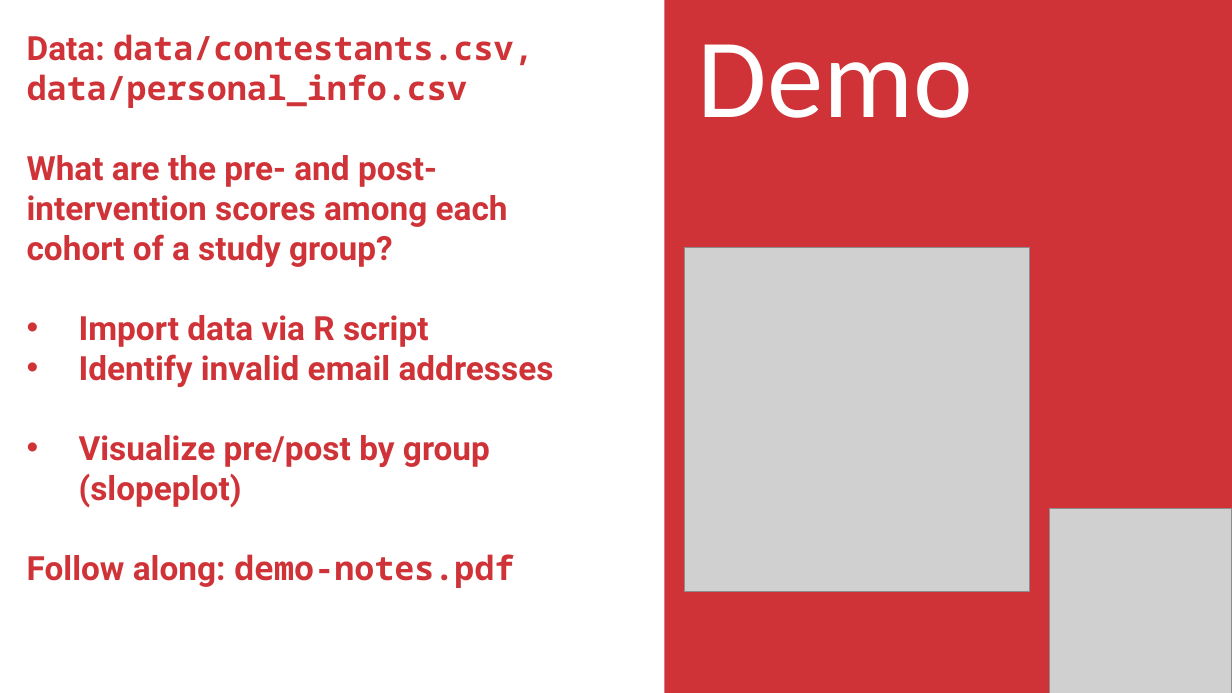
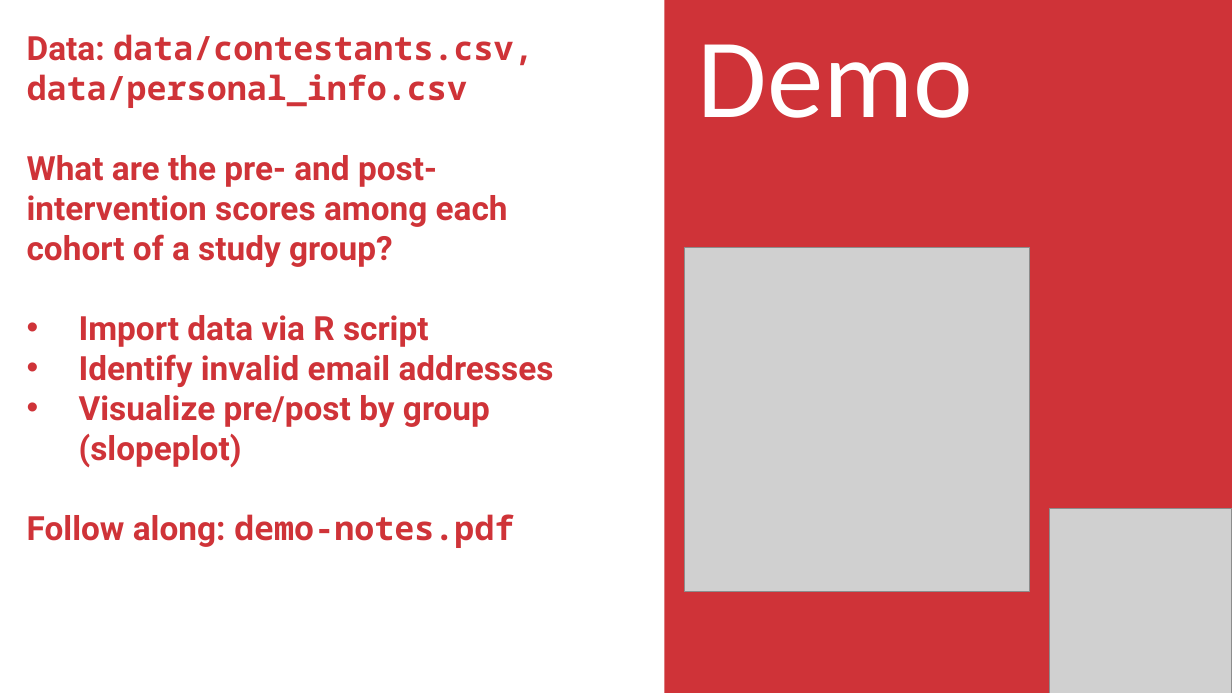
Before and after one commit to stringfestdata/satrday-r-power-bi, a slide deck: slide 7 of satrday-r-power-bi.pptx. Drawn at 1232x693 pixels with LibreOffice and Linux fonts; fonts in the diff are those of the drawing; grey boxes stand for pictures. Boxes give left, top, right and bottom in pixels: in the first picture for what was removed or moved away, otherwise in the second. Text is boxed around its words. In the diff, an @@ line names an element or a change of style, - is before the commit and + after.

Commit message:
update slides

```diff
--- a/satrday-r-power-bi.pptx
+++ b/satrday-r-power-bi.pptx
@@ text "Data: data/contestants.csv, data/personal_info.csv" rewrapped from (27, 34, 554, 588) to (27, 34, 554, 548) @@
```
Also in this commit, not shown: 1 other slide changed, 1 slide added, 2 slides removed, 1 other file.
